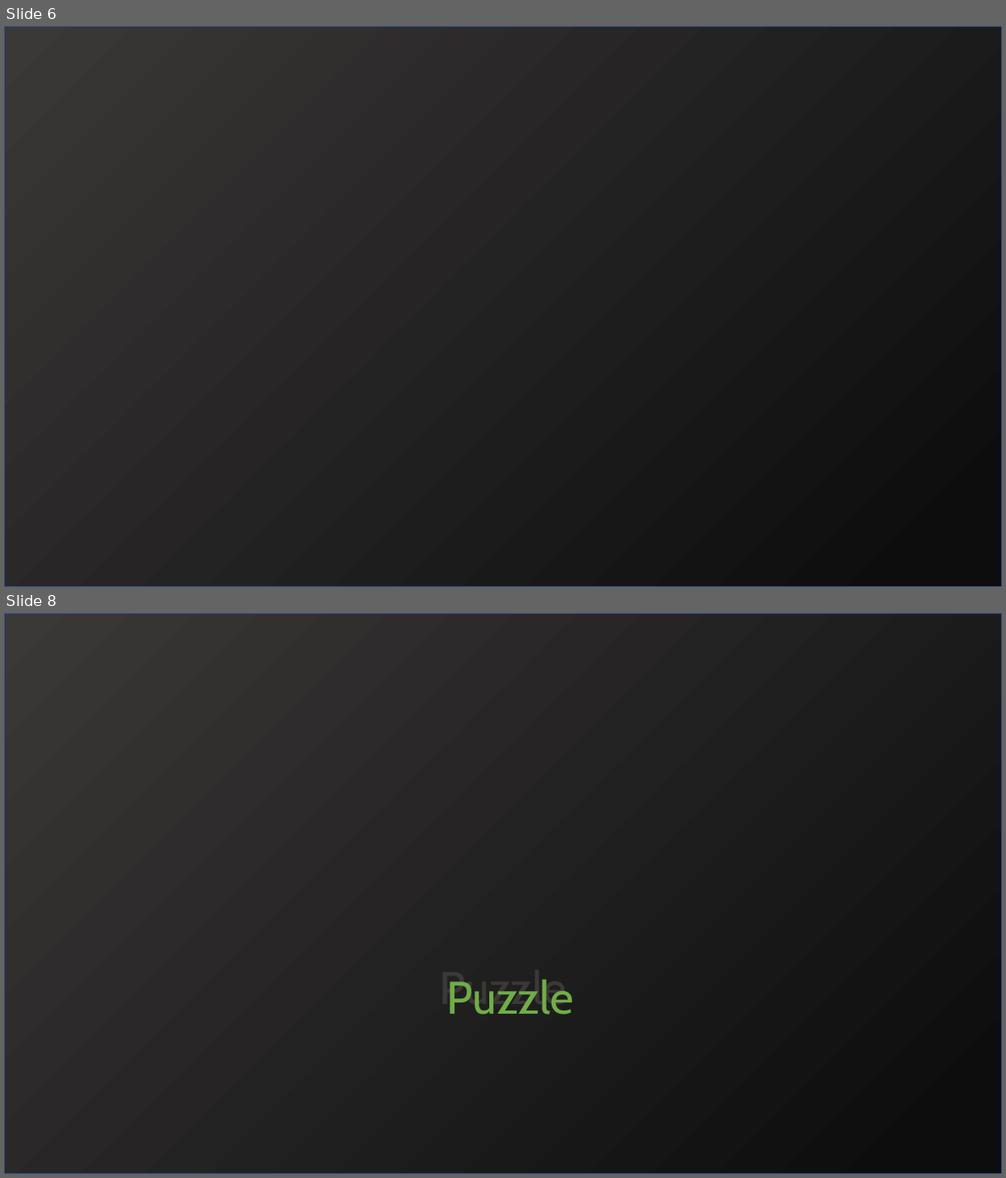
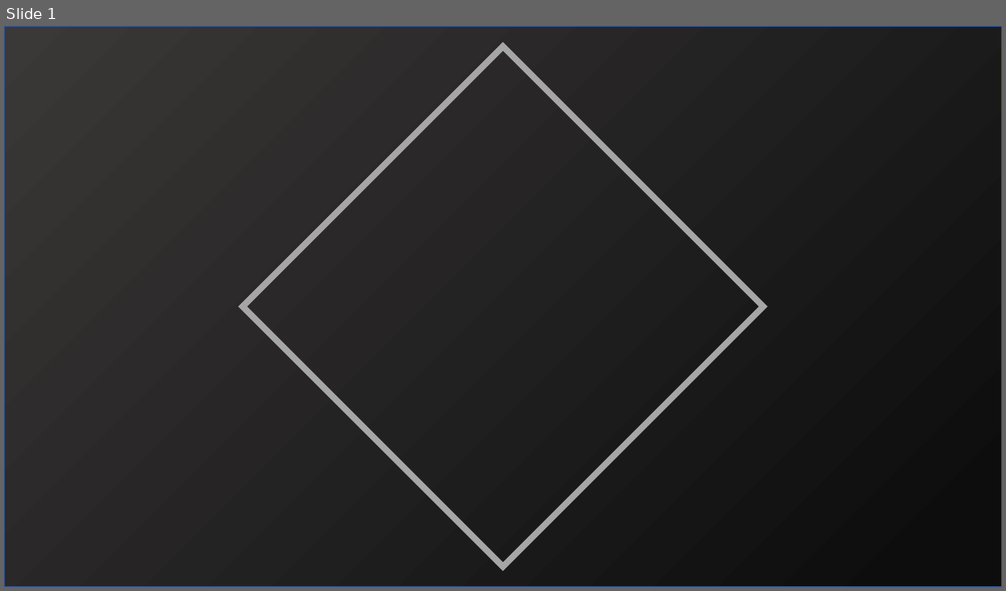
Before and after one commit to SamuelHiroyuki/Scrolls, a slide deck: PPTX/Apresentação.pptx. Shown one above the other, each under a label of ours: slides 6 and 8 before the commit, slide 1 after it; the slides between them are not shown. The pictures are 1006x1178 and 1006x591 pixels, drawn with LibreOffice and Linux fonts; fonts in the diff are those of the drawing. Boxes give left, top, right and bottom in pixels: in the first picture for what was removed or moved away, otherwise in the second. Text is boxed around its words. In the diff, an @@ line names an element or a change of style, - is before the commit and + after.

```diff
--- a/PPTX/Apresentação.pptx
+++ b/PPTX/Apresentação.pptx
@@ slide 8 removed at <box>4,613,1002,1174</box>, background #FFFFFF @@
@@ rectangle removed at <box>4,613,1002,1174</box> @@
@@ text removed at <box>440,979,567,1015</box> @@
-Puzzle
@@ text removed at <box>447,979,574,1015</box> @@
-Puzzle
@@ what was slide 6 is now slide 1 @@
@@ slide 1 changed as well @@
@@ rectangle added at <box>243,46,764,567</box>, outline #A6A6A6 6 pt @@
```
Also in this commit, not shown: 3 other slides changed, 2 slides added, 27 other slides removed.
